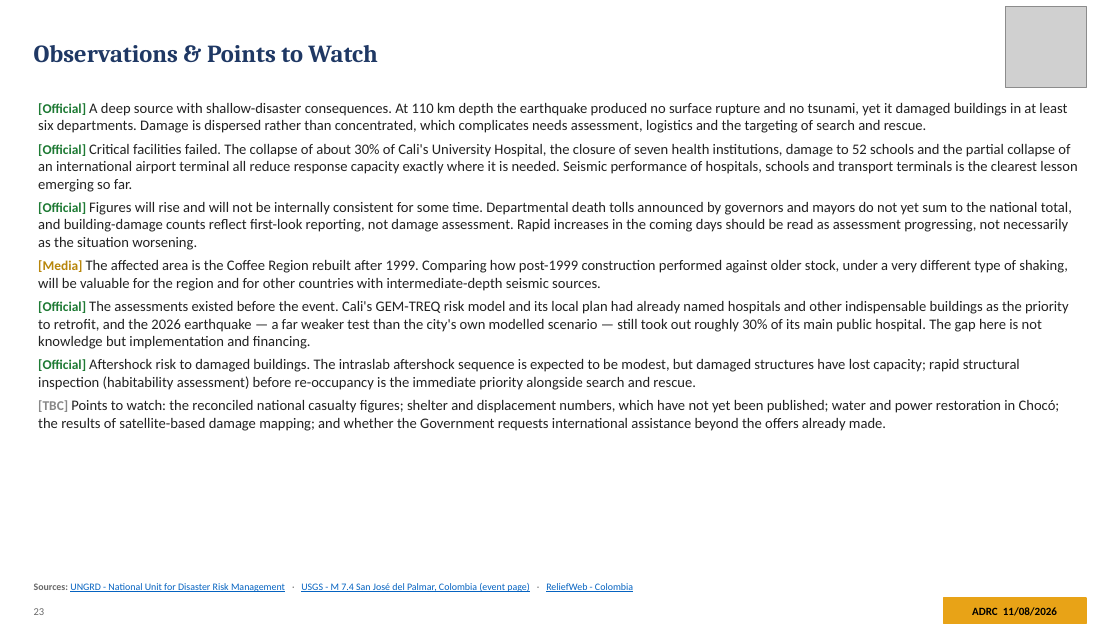
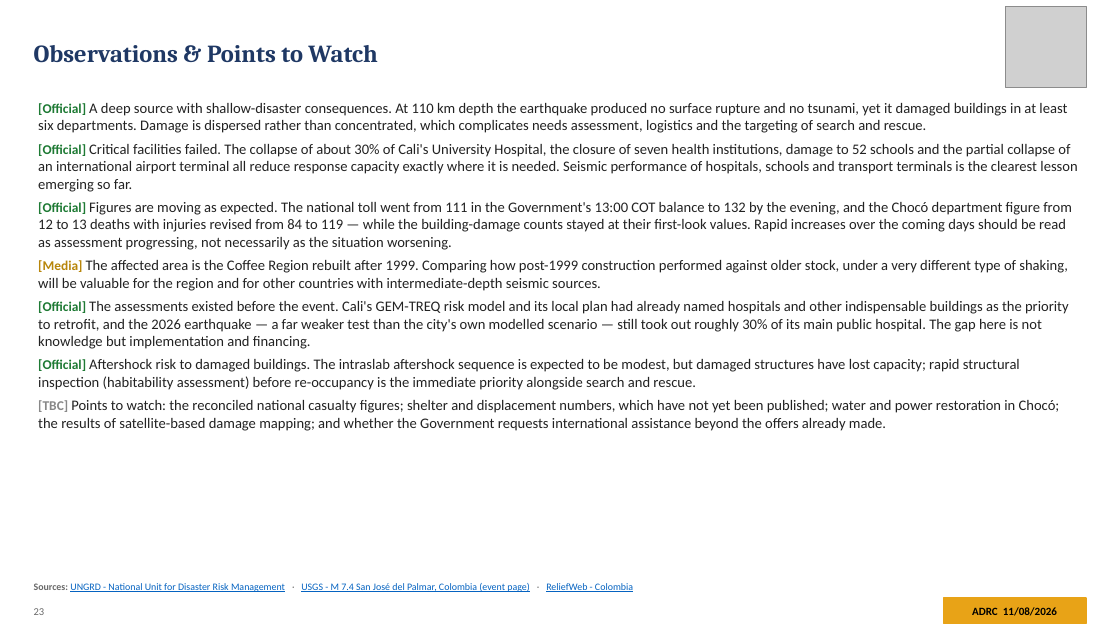
Before and after one commit to kochobi-max/whatsmap, a slide deck: slide 23 of reports/colombia_eq_20260810/output/ADRC_EQ_COL_Choco_20260810_EN.pptx. Drawn at 1120x630 pixels with LibreOffice and Linux fonts; fonts in the diff are those of the drawing; grey boxes stand for pictures. Boxes give left, top, right and bottom in pixels: in the first picture for what was removed or moved away, otherwise in the second. Text is boxed around its words. In the diff, an @@ line names an element or a change of style, - is before the commit and + after.

```diff
--- a/reports/colombia_eq_20260810/output/ADRC_EQ_COL_Choco_20260810_EN.pptx
+++ b/reports/colombia_eq_20260810/output/ADRC_EQ_COL_Choco_20260810_EN.pptx
@@ text at box(38, 202, 1072, 250): text changed @@
-• [Official] Figures will rise and will not be internally consistent for some time. Departmental death tolls announced by governors and mayors do not yet sum to the national total, and building-damage counts reflect first-look reporting, not damage assessment. Rapid increases in the coming days should be read as assessment progressing, not necessarily as the situation worsening.
+• [Official] Figures are moving as expected. The national toll went from 111 in the Government's 13:00 COT balance to 132 by the evening, and the Chocó department figure from 12 to 13 deaths with injuries revised from 84 to 119 — while the building-damage counts stayed at their first-look values. Rapid increases over the coming days should be read as assessment progressing, not necessarily as the situation worsening.
```
Also in this commit, not shown: 11 other slides changed, 7 other files.
